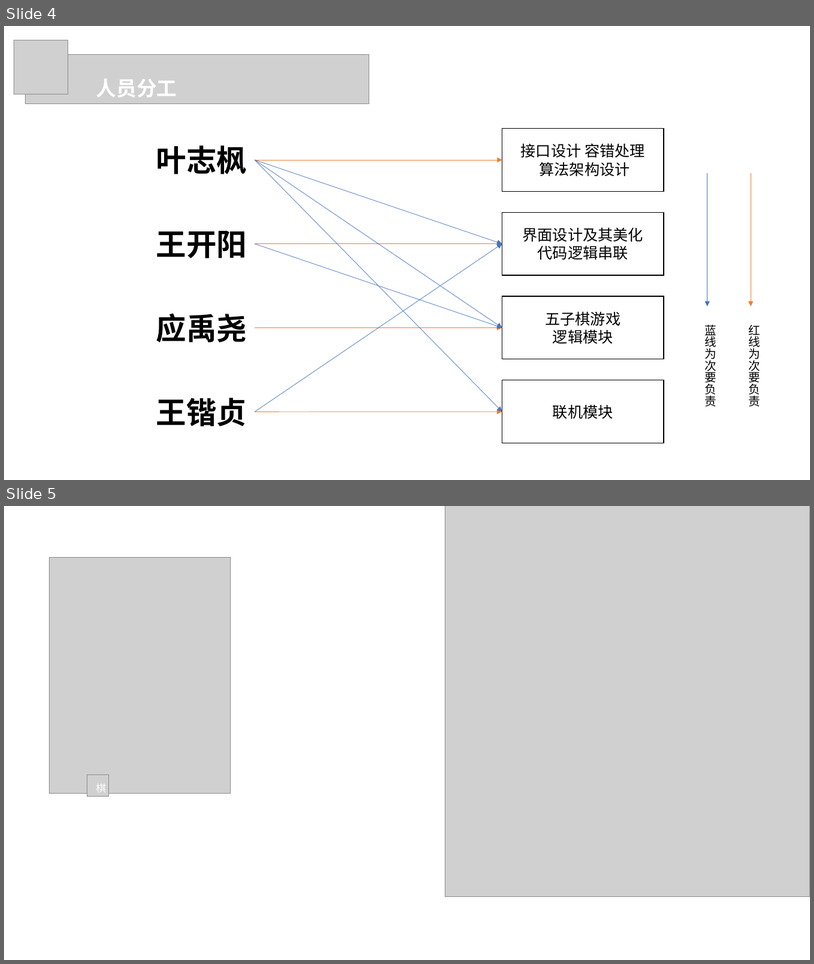
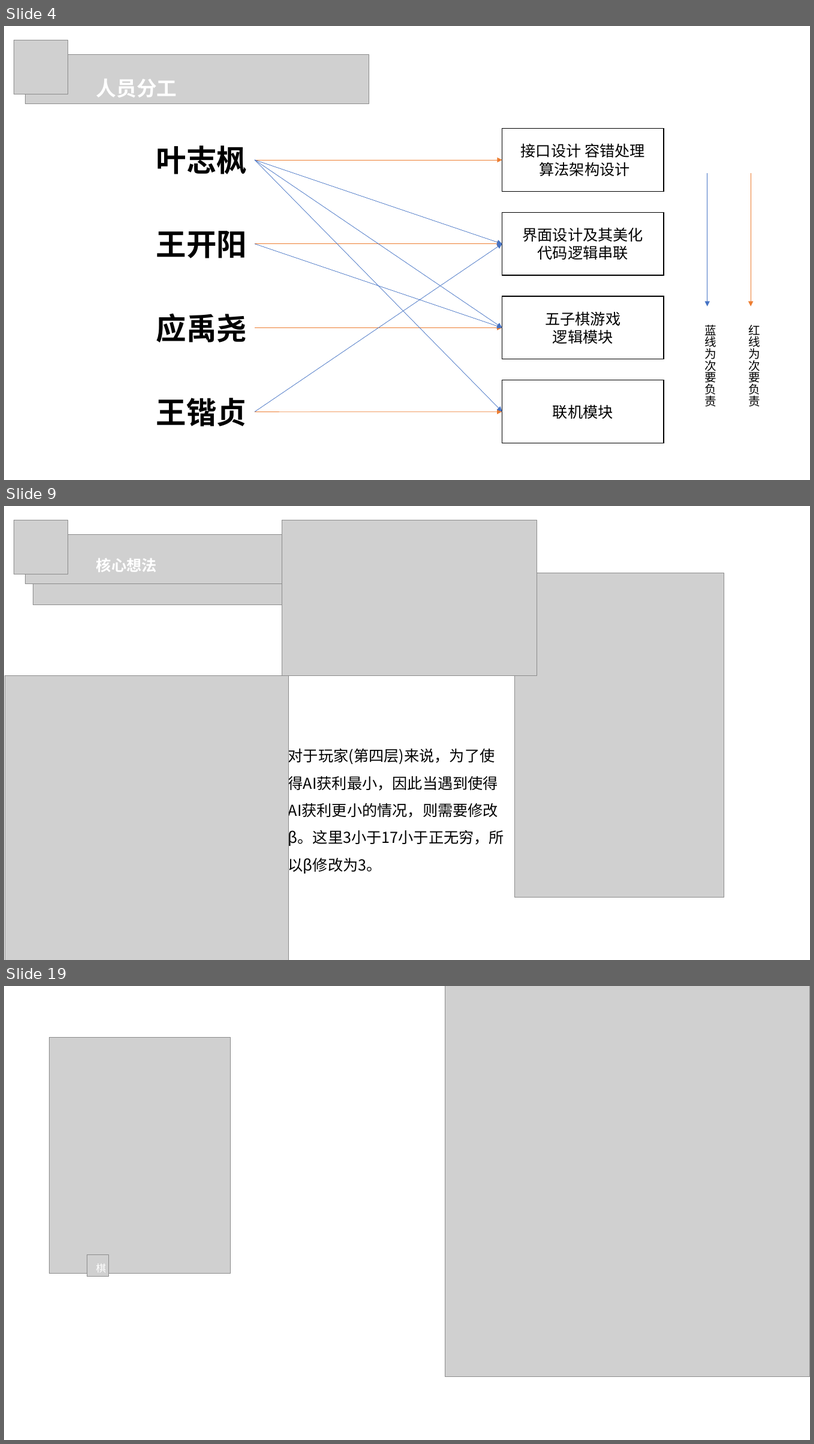
Before and after one commit to IPCHIFUNG/Gobang, a slide deck: doc/五子棋项目演示PPT.pptx. Shown one above the other, each under a label of ours: slides 4 and 5 before the commit, slides 4, 9 and 19 after it; the slides between them are not shown. The pictures are 814x964 and 814x1444 pixels, drawn with LibreOffice and Linux fonts; fonts in the diff are those of the drawing; grey boxes stand for pictures. Boxes give left, top, right and bottom in pixels: in the first picture for what was removed or moved away, otherwise in the second. Text is boxed around its words. In the diff, an @@ line names an element or a change of style, - is before the commit and + after.

Commit message:
PPT核心算法

```diff
--- a/doc/五子棋项目演示PPT.pptx
+++ b/doc/五子棋项目演示PPT.pptx
@@ slide 9 added at box(4, 506, 810, 960), background #FFFFFF @@
@@ picture added at box(14, 520, 68, 574) @@
@@ picture added at box(282, 520, 537, 675) @@
@@ picture added at box(25, 534, 369, 584) @@
@@ picture added at box(33, 541, 284, 605) @@
@@ text added at box(96, 558, 157, 572), 18 pt, text #FFFFFF, bold @@
+核心想法
@@ picture added at box(515, 573, 725, 897) @@
@@ picture added at box(5, 676, 289, 960) @@
@@ text added at box(288, 746, 504, 874), 18 pt, text #000000 @@
+对于玩家(第四层)来说，为了使得AI获利最小，因此当遇到使得AI获利更小的情况，则需要修改β。这里3小于17小于正无穷，所以β修改为3。
@@ what was slide 5 is now slide 19 @@
```
Also in this commit, not shown: 13 other slides added.
